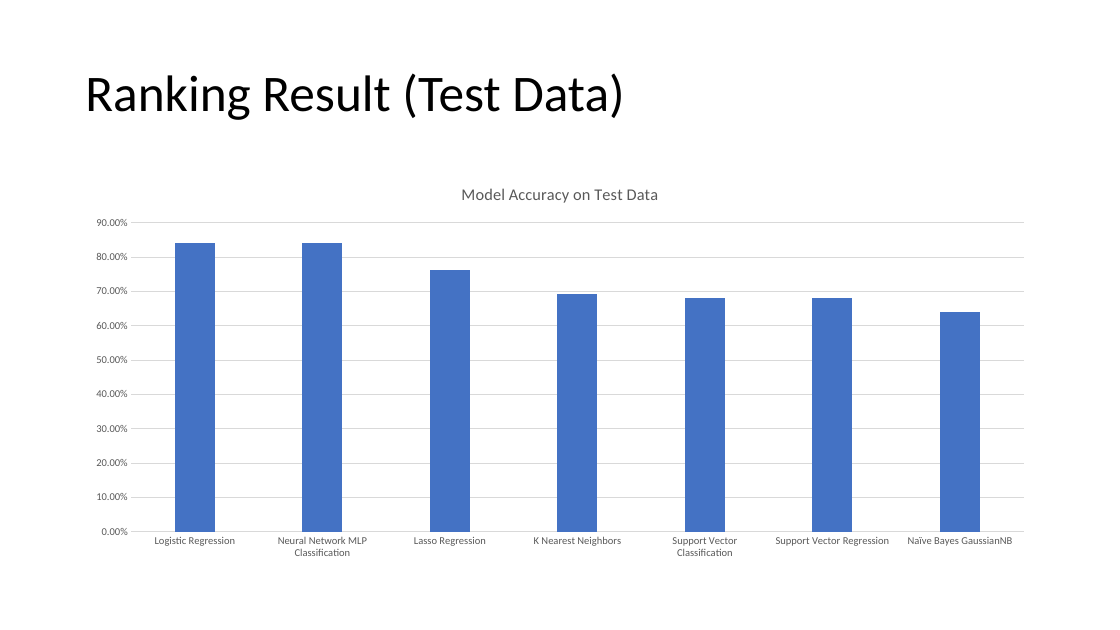
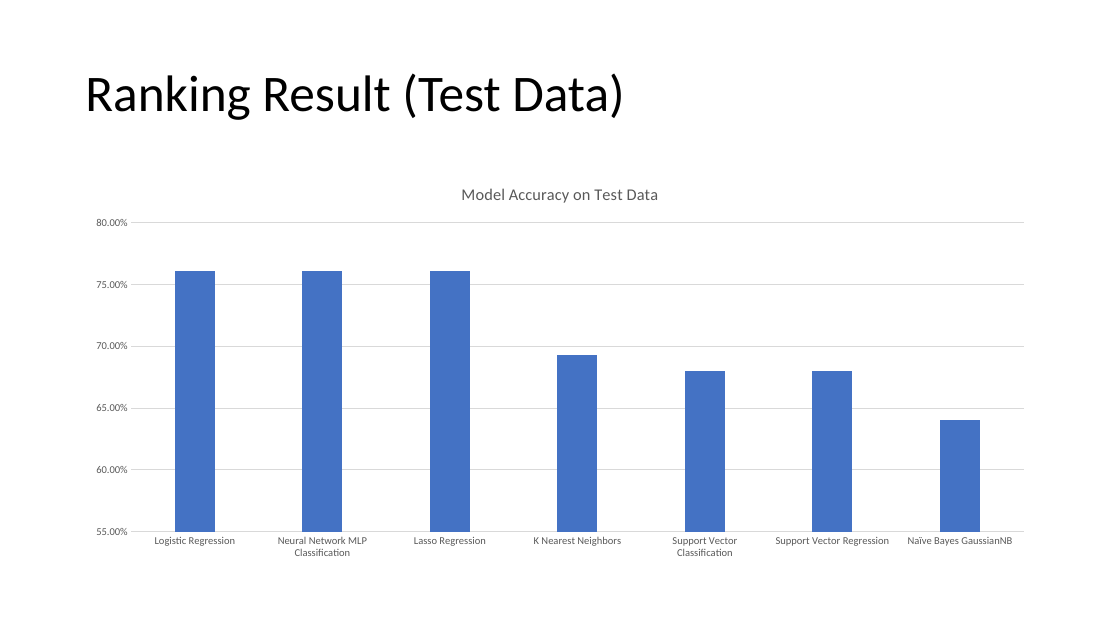
Before and after one commit to suong4554/Machine-Learning-Poly-U, a slide deck: slide 5 of Presentation.pptx. Drawn at 1120x630 pixels with LibreOffice and Linux fonts; fonts in the diff are those of the drawing. Boxes give left, top, right and bottom in pixels: in the first picture for what was removed or moved away, otherwise in the second. Text is boxed around its words. In the diff, an @@ line names an element or a change of style, - is before the commit and + after.

```diff
--- a/Presentation.pptx
+++ b/Presentation.pptx
@@ column chart at [77,168,1044,568] @@
@@ Series 1, Logistic Regression: 0.84 to 0.76 @@
@@ Series 1, Neural Network MLP Classification: 0.84 to 0.76 @@
```
Also in this commit, not shown: 5 other slides changed, 1 slide added, 2 other files.
